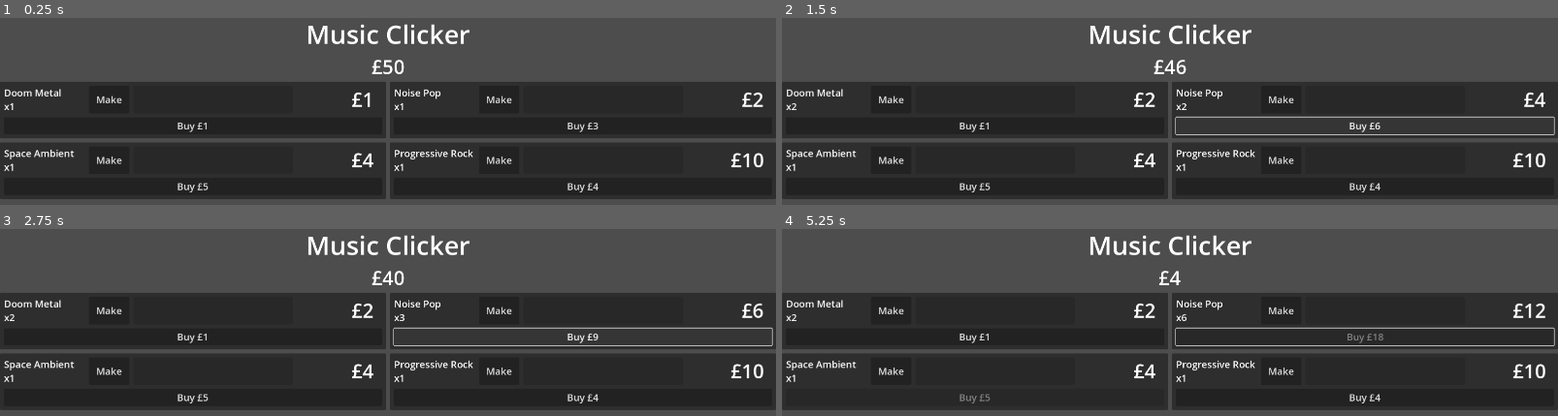
Above: before the commit, frames 1-4 (two rows, left to right).
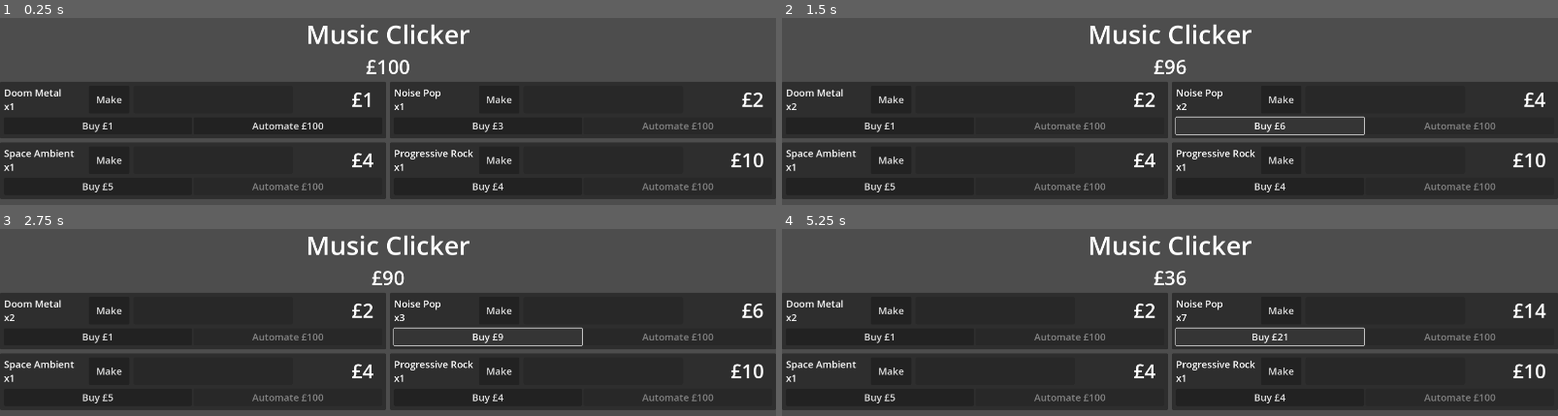
Above: after the commit, the same moments.

Repository: phrasmotica/music-clicker
Game: Godot game, scene res://game.tscn
Same seed, same stepped clock (60 frames per second), same inputs: the game is played once before the commit and once after it.
Inputs (mouse positions are in pixels of both pictures, inside the frame that each line leads up to):
- Up to frame 1 (0.25 s): no input
- Up to frame 2 (1.5 s): click "Buy £1" at 0.5 s; click "Buy £3" at 1.25 s
- Up to frame 3 (2.75 s): click "Buy £6" at 2 s
- Up to frame 4 (5.25 s): click "Buy £9" at 2.75 s; click "Buy £12" at 3.5 s; click "Buy £15" at 4.25 s; click (1270, 337) at 5 s, where only the run after the commit has a clickable "Buy £18"

The runs differ from the first frame. In frame 1, 1.6% of the frame differs, in the area x 10-92%, y 22-94%; in frame 2, 1.8%; in frame 3, 1.8%; in frame 4, 2.0%, in the area x 10-100%, y 22-94%.

Commit message:
Allow automating product meters for a set cost

Diff:
--- a/game.tscn
+++ b/game.tscn
@@ -12,7 +12,7 @@
 [node name="Game" type="Node2D"]
 
 [node name="ScoreManager" parent="." instance=ExtResource("1_2j3m2")]
-starting_score = 50
+starting_score = 100
 
 [node name="ProductRouter" type="Node" parent="." node_paths=PackedStringArray("product_meters")]
 script = ExtResource("3_khcq3")
@@ -45,7 +45,7 @@
 unique_name_in_owner = true
 layout_mode = 2
 theme_override_font_sizes/font_size = 48
-text = "£50"
+text = "£100"
 horizontal_alignment = 1
 
 [node name="GridContainer" type="GridContainer" parent="UIManager/VBoxContainer"]
@@ -63,21 +63,26 @@
 layout_mode = 2
 product = ExtResource("6_cfiti")
 base_time_seconds = 6.0
+automate_cost = 200
 
 [node name="ProductMeter2" parent="UIManager/VBoxContainer/GridContainer" instance=ExtResource("1_wf504")]
 layout_mode = 2
 product = ExtResource("7_g6ou6")
 base_time_seconds = 9.0
+automate_cost = 300
 
 [node name="ProductMeter3" parent="UIManager/VBoxContainer/GridContainer" instance=ExtResource("1_wf504")]
 layout_mode = 2
 product = ExtResource("8_0lh3h")
 base_time_seconds = 15.0
 cost_curve = 2
+automate_cost = 500
 
+[connection signal="product_automated" from="ScoreManager" to="ProductRouter" method="_on_score_manager_product_automated"]
 [connection signal="product_bought" from="ScoreManager" to="ProductRouter" method="_on_score_manager_product_bought"]
 [connection signal="score_changed" from="ScoreManager" to="ProductRouter" method="_on_score_manager_score_changed"]
 [connection signal="score_changed" from="ScoreManager" to="UIManager" method="_on_score_manager_score_changed"]
+[connection signal="automate_product" from="ProductRouter" to="ScoreManager" method="_on_product_router_automate_product"]
 [connection signal="buy_product" from="ProductRouter" to="ScoreManager" method="_on_product_router_buy_product"]
 [connection signal="made_product" from="ProductRouter" to="ScoreManager" method="_on_product_router_made_product"]
 [connection signal="ui_ready" from="UIManager" to="ScoreManager" method="_on_ui_manager_ui_ready"]
--- a/scenes/product_meter.tscn
+++ b/scenes/product_meter.tscn
@@ -70,11 +70,23 @@
 custom_minimum_size = Vector2(10, 0)
 layout_mode = 2
 
-[node name="BuyButton" type="Button" parent="MarginContainer/VBoxContainer"]
+[node name="HBoxContainer2" type="HBoxContainer" parent="MarginContainer/VBoxContainer"]
+layout_mode = 2
+
+[node name="BuyButton" type="Button" parent="MarginContainer/VBoxContainer/HBoxContainer2"]
 unique_name_in_owner = true
 layout_mode = 2
+size_flags_horizontal = 3
 theme_override_font_sizes/font_size = 24
 text = "Buy £1"
 
+[node name="AutomateButton" type="Button" parent="MarginContainer/VBoxContainer/HBoxContainer2"]
+unique_name_in_owner = true
+layout_mode = 2
+size_flags_horizontal = 3
+theme_override_font_sizes/font_size = 24
+text = "Automate £100"
+
 [connection signal="pressed" from="MarginContainer/VBoxContainer/HBoxContainer/MakeButton" to="." method="_on_make_button_pressed"]
-[connection signal="pressed" from="MarginContainer/VBoxContainer/BuyButton" to="." method="_on_buy_button_pressed"]
+[connection signal="pressed" from="MarginContainer/VBoxContainer/HBoxContainer2/BuyButton" to="." method="_on_buy_button_pressed"]
+[connection signal="pressed" from="MarginContainer/VBoxContainer/HBoxContainer2/AutomateButton" to="." method="_on_automate_button_pressed"]
--- a/scripts/product_meter.gd
+++ b/scripts/product_meter.gd
@@ -17,6 +17,13 @@
 
 @export
 var cost_curve: CurveType
+
+@export_range(100, 5000)
+var automate_cost: int = 100:
+	set(value):
+		automate_cost = value
+
+		update_automate_button()
 
 @export
 var is_automated := false
@@ -39,11 +46,15 @@
 @onready
 var buy_button: Button = %BuyButton
 
+@onready
+var automate_button: Button = %AutomateButton
+
 var _amount: int = 1
 var _is_making := false
 
 signal buy_product(product: Product, cost: int)
 signal made_product(reward: int)
+signal automate_product(product: Product, automate_cost: int)
 
 func _ready():
 	update_name_label()
@@ -54,7 +65,7 @@
 	reset_progress()
 
 func _process(delta: float) -> void:
-	if _is_making:
+	if is_automated or _is_making:
 		progress_bar.value += 100 * delta / base_time_seconds
 
 		if progress_bar.value >= 100:
@@ -90,6 +101,9 @@
 	reset_progress()
 	_is_making = true
 
+func automate() -> void:
+	automate_product.emit(product, automate_cost)
+
 func reset_progress() -> void:
 	progress_bar.value = 0
 
@@ -121,9 +135,22 @@
 		var c := get_cost()
 		buy_button.text = "Buy £" + str(c)
 
+func update_automate_button():
+	if automate_button:
+		automate_button.text = "Automate £" + str(automate_cost)
+
 func refresh_buttons(score: int):
 	if buy_button:
 		buy_button.disabled = score < get_cost()
+
+	if automate_button:
+		automate_button.disabled = is_automated or score < automate_cost
+
+func set_automated() -> void:
+	is_automated = true
+
+	if make_button:
+		make_button.disabled = true
 
 func _on_buy_button_pressed() -> void:
 	print("Buying a product...")
@@ -136,3 +163,14 @@
 	make_button.disabled = true
 
 	make()
+
+func _on_automate_button_pressed() -> void:
+	if is_automated:
+		return
+
+	print("Automating " + product.product_name + "...")
+
+	automate_button.disabled = true
+	automate_button.text = "Automated!"
+
+	automate()
--- a/scripts/product_router.gd
+++ b/scripts/product_router.gd
@@ -1,3 +1,4 @@
+@tool
 extends Node
 
 @export
@@ -8,11 +9,13 @@
 
 signal buy_product(product: Product, cost: int)
 signal made_product(reward: int)
+signal automate_product(product: Product)
 
 func _ready():
 	for pm in product_meters:
 		pm.buy_product.connect(handle_product_meter_buy_product)
 		pm.made_product.connect(handle_product_meter_made_product)
+		pm.automate_product.connect(handle_product_meter_automate_product)
 
 func add_product(id: int, amount: int) -> void:
 	if amounts.has(id):
@@ -29,6 +32,9 @@
 func handle_product_meter_made_product(reward: int) -> void:
 	made_product.emit(reward)
 
+func handle_product_meter_automate_product(product: Product, automate_cost: int) -> void:
+	automate_product.emit(product, automate_cost)
+
 func _on_score_manager_product_bought(product: Product) -> void:
 	add_product(product.id, 1)
 
@@ -39,3 +45,8 @@
 func _on_score_manager_score_changed(score: int) -> void:
 	for pm in product_meters:
 		pm.refresh_buttons(score)
+
+func _on_score_manager_product_automated(product: Product) -> void:
+	for pm in product_meters:
+		if pm.product == product:
+			pm.set_automated()
--- a/scripts/score_manager.gd
+++ b/scripts/score_manager.gd
@@ -2,12 +2,20 @@
 extends Node
 
 @export
-var starting_score: int = 0
+var starting_score: int = 0:
+	set(value):
+		starting_score = value
+
+		if Engine.is_editor_hint():
+			_score = starting_score
+
+			score_changed.emit(_score)
 
 var _score: int = 0
 
 signal score_changed(score: int)
 signal product_bought(product: Product)
+signal product_automated(product: Product)
 
 func _on_ui_manager_ui_ready() -> void:
 	_score = starting_score
@@ -26,3 +34,12 @@
 func _on_product_router_made_product(reward:int) -> void:
 	_score += reward
 	score_changed.emit(_score)
+
+func _on_product_router_automate_product(product:Product, automate_cost:int) -> void:
+	if _score < automate_cost:
+		return
+
+	_score -= automate_cost
+
+	score_changed.emit(_score)
+	product_automated.emit(product)
